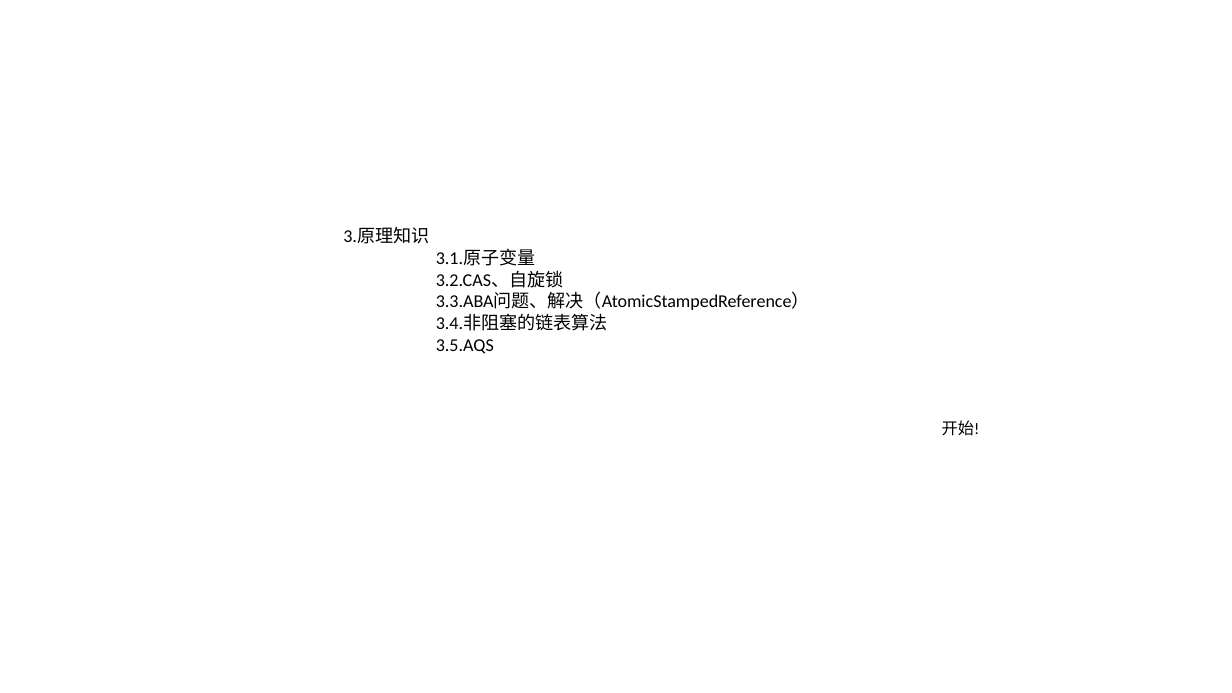
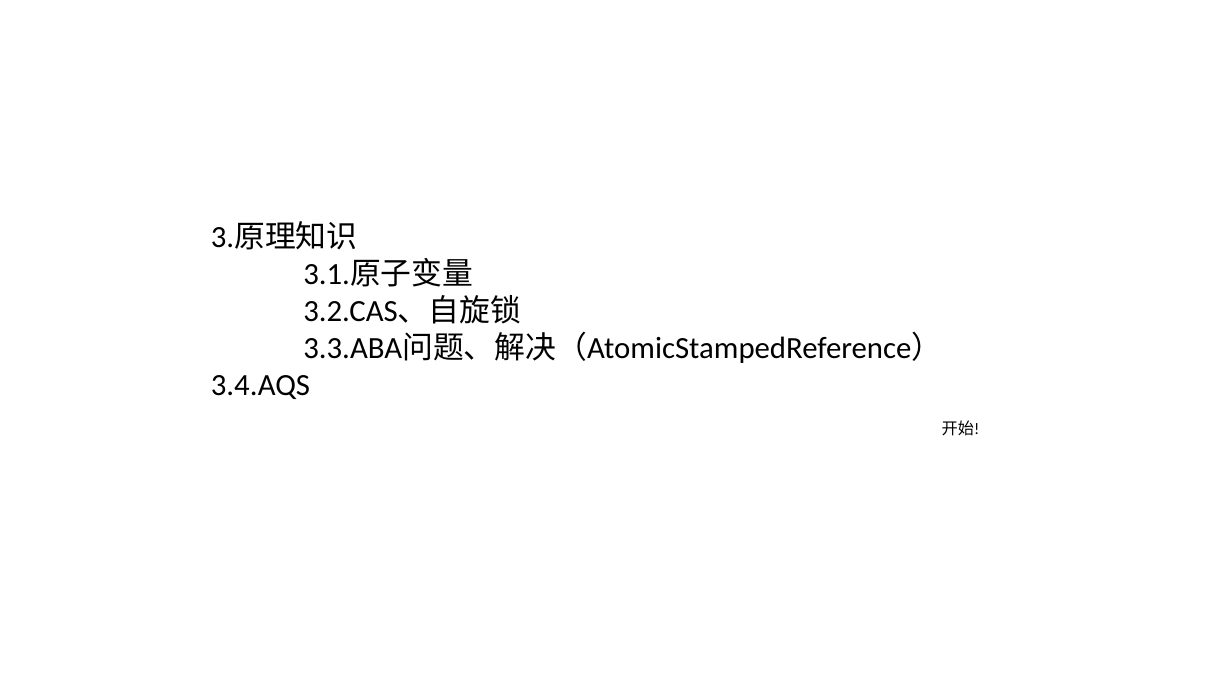
Before and after one commit to huangshumei/concurrentDemo, a slide deck: slide 25 of doc/concurrency-冯建.pptx. Drawn at 1232x693 pixels with LibreOffice and Linux fonts; fonts in the diff are those of the drawing. Boxes give left, top, right and bottom in pixels: in the first picture for what was removed or moved away, otherwise in the second. Text is boxed around its words. In the diff, an @@ line names an element or a change of style, - is before the commit and + after.

```diff
--- a/doc/concurrency-冯建.pptx
+++ b/doc/concurrency-冯建.pptx
@@ text "3.原理知识": place and size @@
-text "3.原理知识" at (343,228,810,354)
+text "3.原理知识" at (211,221,942,399)
@@ text at (211,221,521,324): size 14.1 to 24 pt in "3.原理知识", "3.1.原子变量", "3.2.CAS、自旋锁" @@
@@ text at (211,332,942,399): text changed; size 14.1 to 24 pt @@
-3.3.ABA问题、解决（AtomicStampedReference）
-3.4.非阻塞的链表算法
-3.5.AQS
+3.3.ABA问题、解决（AtomicStampedReference） 3.4.AQS
```
Also in this commit, not shown: 26 other slides changed, 7 slides added, 12 slides removed, 18 other files.
